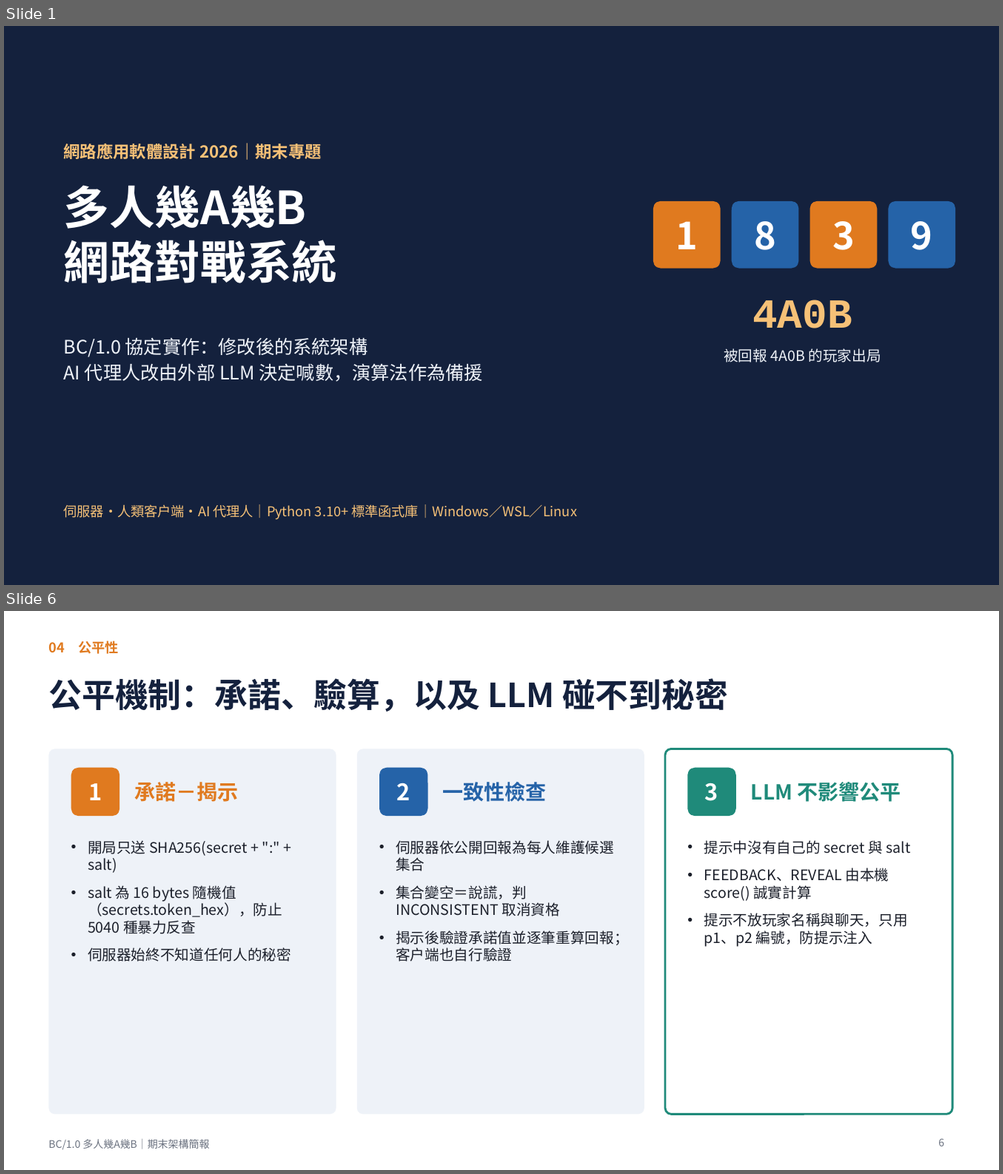
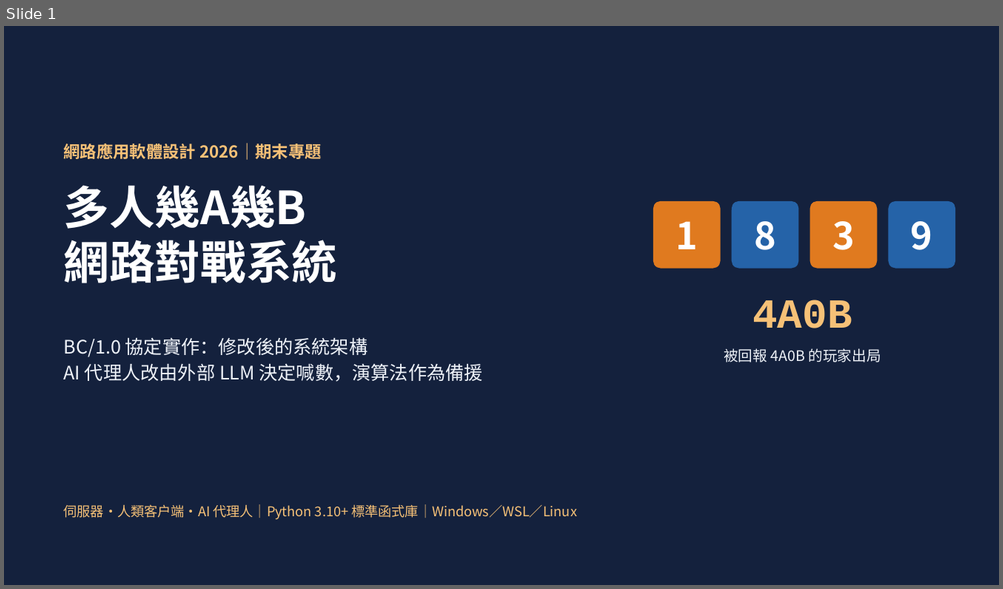
Before and after one commit to TAIWAN-ET/web_application2026_project, a slide deck: slides/期末架構簡報.pptx. Shown one above the other, each under a label of ours: slides 1 and 6 before the commit, slide 1 after it; the slides between them are not shown. The pictures are 1003x1174 and 1003x589 pixels, drawn with LibreOffice and Linux fonts; fonts in the diff are those of the drawing. Boxes give left, top, right and bottom in pixels: in the first picture for what was removed or moved away, otherwise in the second. Text is boxed around its words. In the diff, an @@ line names an element or a change of style, - is before the commit and + after.

```diff
--- a/slides/期末架構簡報.pptx
+++ b/slides/期末架構簡報.pptx
@@ slide 6 removed at <box>4,611,999,1170</box>, background #FFFFFF @@
@@ text removed at <box>48,641,118,654</box> @@
-04 公平性
@@ title removed at <box>48,678,728,712</box> @@
-公平機制：承諾、驗算，以及 LLM 碰不到秘密
@@ rounded rectangle removed at <box>48,749,336,1115</box> @@
@@ rounded rectangle removed at <box>357,749,644,1115</box> @@
@@ rounded rectangle removed at <box>665,749,952,1115</box> @@
@@ rounded rectangle removed at <box>71,768,119,816</box> @@
@@ text removed at <box>88,783,102,800</box> @@
-1
@@ text removed at <box>134,782,238,802</box> @@
-承諾－揭示
@@ rounded rectangle removed at <box>379,768,428,816</box> @@
@@ text removed at <box>397,783,410,800</box> @@
-2
@@ text removed at <box>443,782,546,802</box> @@
-一致性檢查
@@ rounded rectangle removed at <box>688,768,736,816</box> @@
@@ text removed at <box>705,783,718,801</box> @@
-3
@@ text removed at <box>751,782,901,802</box> @@
-LLM 不影響公平
@@ text removed at <box>88,840,291,962</box> @@
-• 開局只送 SHA256(secret + ":" + salt)
-• salt 為 16 bytes 隨機值（secrets.token_hex），防止 5040 種暴力反查
-• 伺服器始終不知道任何人的秘密
@@ text removed at <box>395,840,628,962</box> @@
-• 伺服器依公開回報為每人維護候選集合
-• 集合變空＝說謊，判 INCONSISTENT 取消資格
-• 揭示後驗證承諾值並逐筆重算回報；客戶端也自行驗證
@@ text removed at <box>704,840,910,947</box> @@
-• 提示中沒有自己的 secret 與 salt
-• FEEDBACK、REVEAL 由本機 score() 誠實計算
-• 提示不放玩家名稱與聊天，只用 p1、p2 編號，防提示注入
@@ text removed at <box>48,1139,209,1150</box> @@
-BC/1.0 多人幾A幾B｜期末架構簡報
@@ page number removed at <box>938,1139,944,1147</box> @@
-6
```
Also in this commit, not shown: 6 slides changed, 2 slides added, 8 other slides removed, 2 other files.
